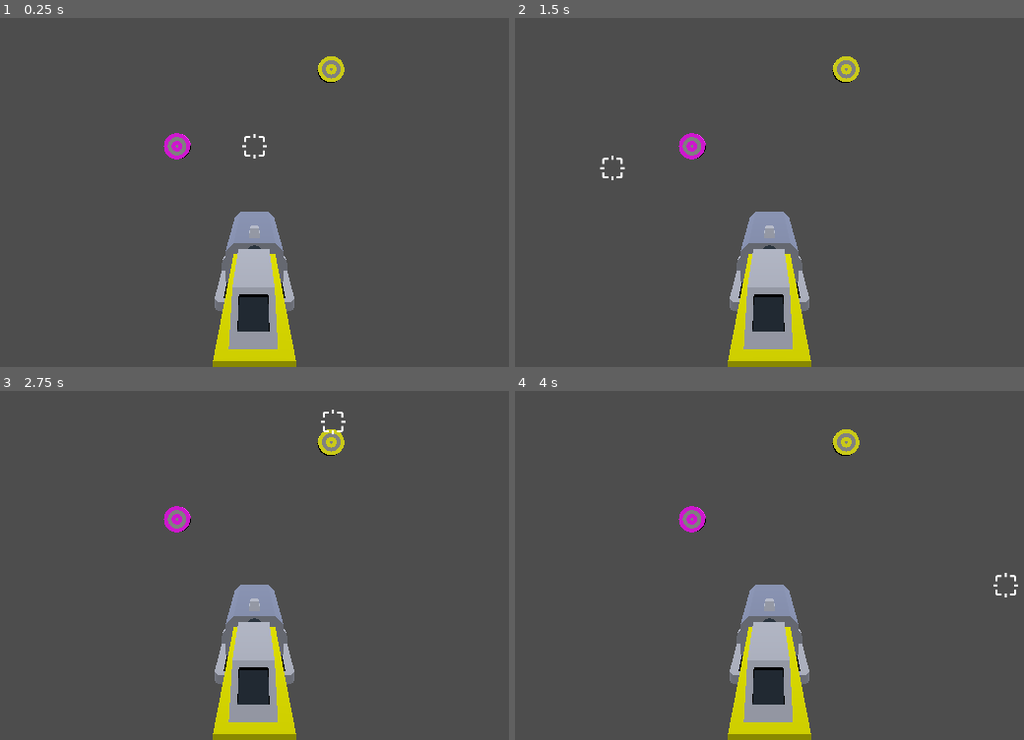
Above: before the commit, frames 1-4 (two rows, left to right).
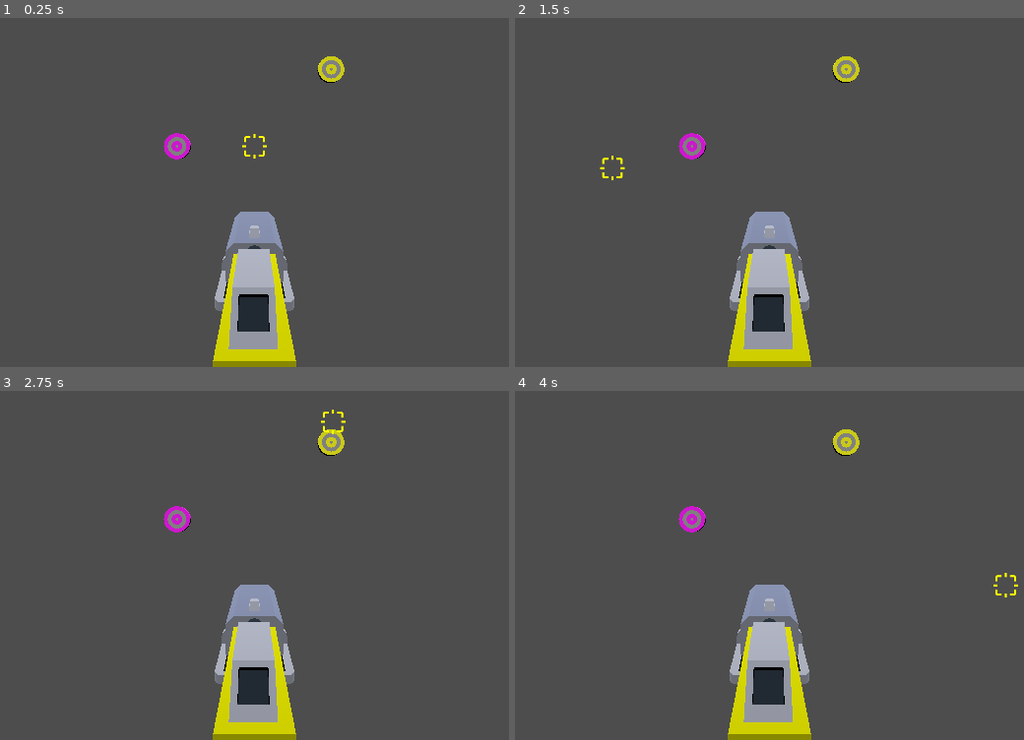
Above: after the commit, the same moments.

Repository: sundowns/primary-connection
Game: Godot game, scene res://Game.tscn
The game is run twice, just before and just after one commit, with the same random seed, the same clock (stepped at 60 frames per second) and the same inputs.
Inputs (mouse positions are in pixels of both pictures, inside the frame that each line leads up to):
- Up to frame 1 (0.25 s): no input
- Up to frame 2 (1.5 s): tap Enter at 0.5 s; move the mouse to (942, 122) at 0.52 s; press the mouse at (942, 122) at 0.53 s; tap Space at 1.25 s; move the mouse to (611, 168) at 1.27 s; release the mouse at (611, 168) at 1.28 s; click (611, 168) at 1.35 s
- Up to frame 3 (2.75 s): tap Enter at 2 s; move the mouse to (330, 422) at 2.02 s; press the mouse at (330, 422) at 2.03 s
- Up to frame 4 (4 s): tap Space at 2.75 s; move the mouse to (728, 607) at 2.77 s; release the mouse at (728, 607) at 2.78 s; click (728, 607) at 2.85 s; tap Enter at 3.5 s; move the mouse to (1003, 586) at 3.52 s; press the mouse at (1003, 586) at 3.53 s

The runs differ from the first frame. In frame 1, less than 0.1% of the frame differs, in the area x 47-53%, y 33-41%; in frame 2, less than 0.1%, in the area x 16-22%, y 39-47%; in frame 3, less than 0.1%; in frame 4, less than 0.1%.

Commit message:
coloured crosshair

Diff:
--- a/ui/crosshair.gd
+++ b/ui/crosshair.gd
@@ -2,7 +2,11 @@
 
 func _ready() -> void:
 	DisplayServer.mouse_set_mode(DisplayServer.MOUSE_MODE_CONFINED_HIDDEN)
+	ColourManager.active_colour_changed.connect(self._on_active_colour_changed)
 
 func _process(_delta) -> void:
 	var mouse_pos: Vector2  = get_viewport().get_mouse_position()
 	global_position = mouse_pos - (size*scale)/2
+
+func _on_active_colour_changed(new_active_colour: Color) -> void:
+	self_modulate = new_active_colour
